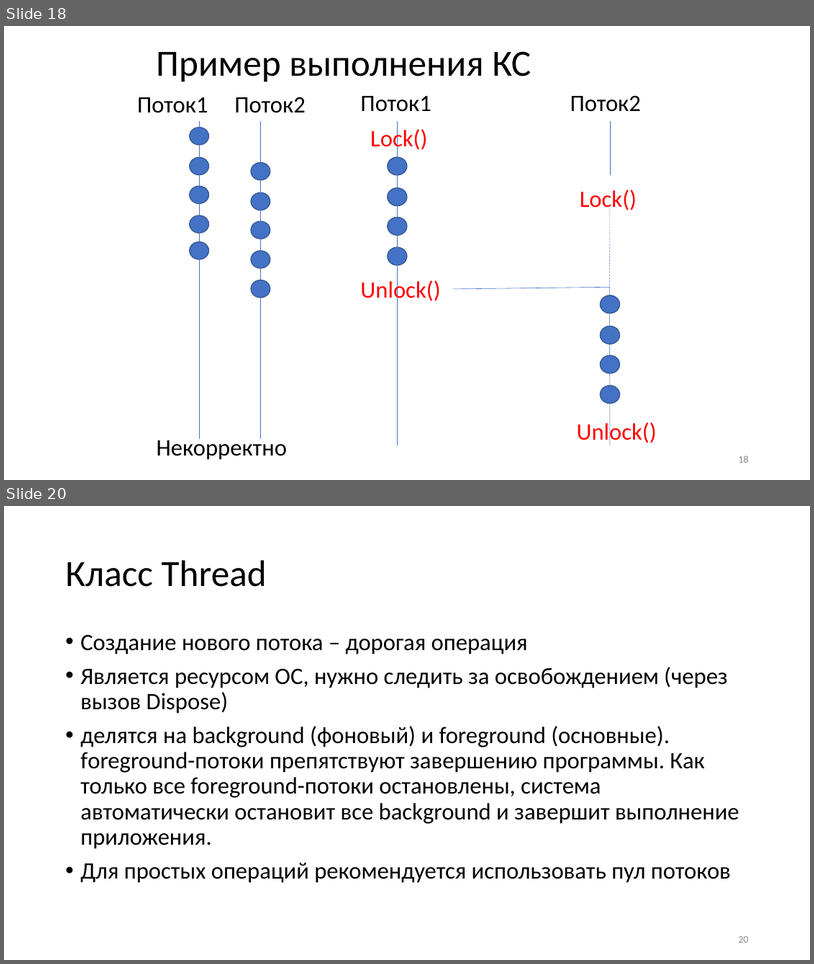
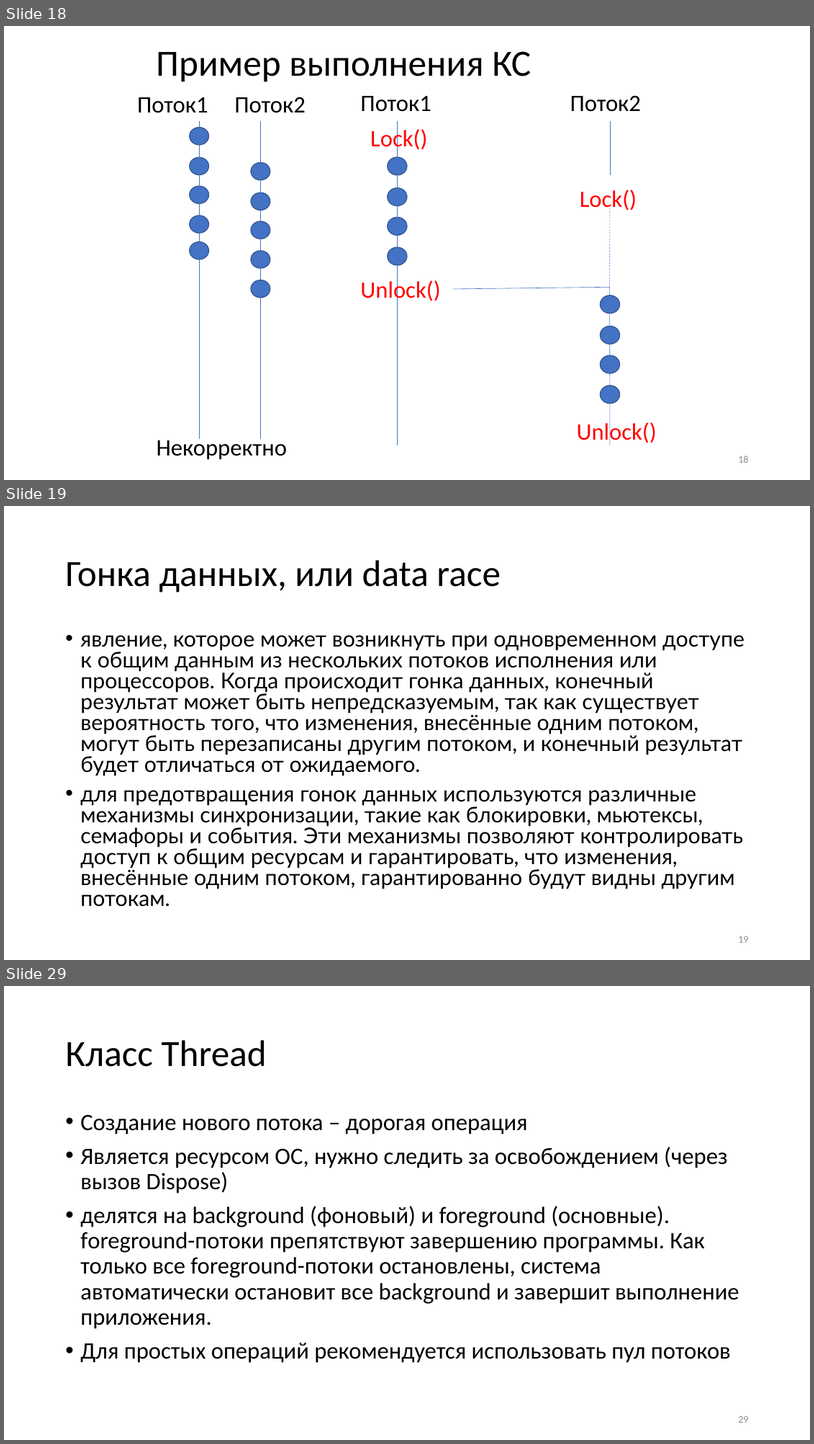
Before and after one commit to blockin90/Programming_PIB, a slide deck: Лекции/3 семестр/Часть 3/Программирование лекция 3.3.pptx. Shown one above the other, each under a label of ours: slides 18 and 20 before the commit, slides 18, 19 and 29 after it; the slides between them are not shown. The pictures are 814x964 and 814x1444 pixels, drawn with LibreOffice and Linux fonts; fonts in the diff are those of the drawing. Boxes give left, top, right and bottom in pixels: in the first picture for what was removed or moved away, otherwise in the second. Text is boxed around its words. In the diff, an @@ line names an element or a change of style, - is before the commit and + after.

Commit message:
Добавлены примеры использования и описание примитивов синхронизации

```diff
--- a/Лекции/3 семестр/Часть 3/Программирование лекция 3.3.pptx
+++ b/Лекции/3 семестр/Часть 3/Программирование лекция 3.3.pptx
@@ slide 19 added at [4, 506, 810, 960], background #FFFFFF @@
@@ title added at [65, 560, 501, 592], 44 pt, text #000000 @@
+Гонка данных, или data race
@@ text added at [80, 635, 745, 906], 25.9 pt, text #000000 @@
+• явление, которое может возникнуть при одновременном доступе к общим данным из нескольких потоков исполнения или процессоров. Когда происходит гонка данных, конечный результат может быть непредсказуемым, так как существует вероятность того, что изменения, внесённые одним потоком, могут быть перезаписаны другим потоком, и конечный результат будет отличаться от ожидаемого.
+• для предотвращения гонок данных используются различные механизмы синхронизации, такие как блокировки, мьютексы, семафоры и события. Эти механизмы позволяют контролировать доступ к общим ресурсам и гарантировать, что изменения, внесённые одним потоком, гарантированно будут видны другим потокам.
@@ page number added at [738, 936, 748, 942], 12 pt, text #8C8C8C @@
+19
@@ what was slide 20 is now slide 29 @@
@@ page number at [738, 1416, 748, 1422]: text changed @@
-20
+29
```
Also in this commit, not shown: 1 slide changed, 8 other slides added.
